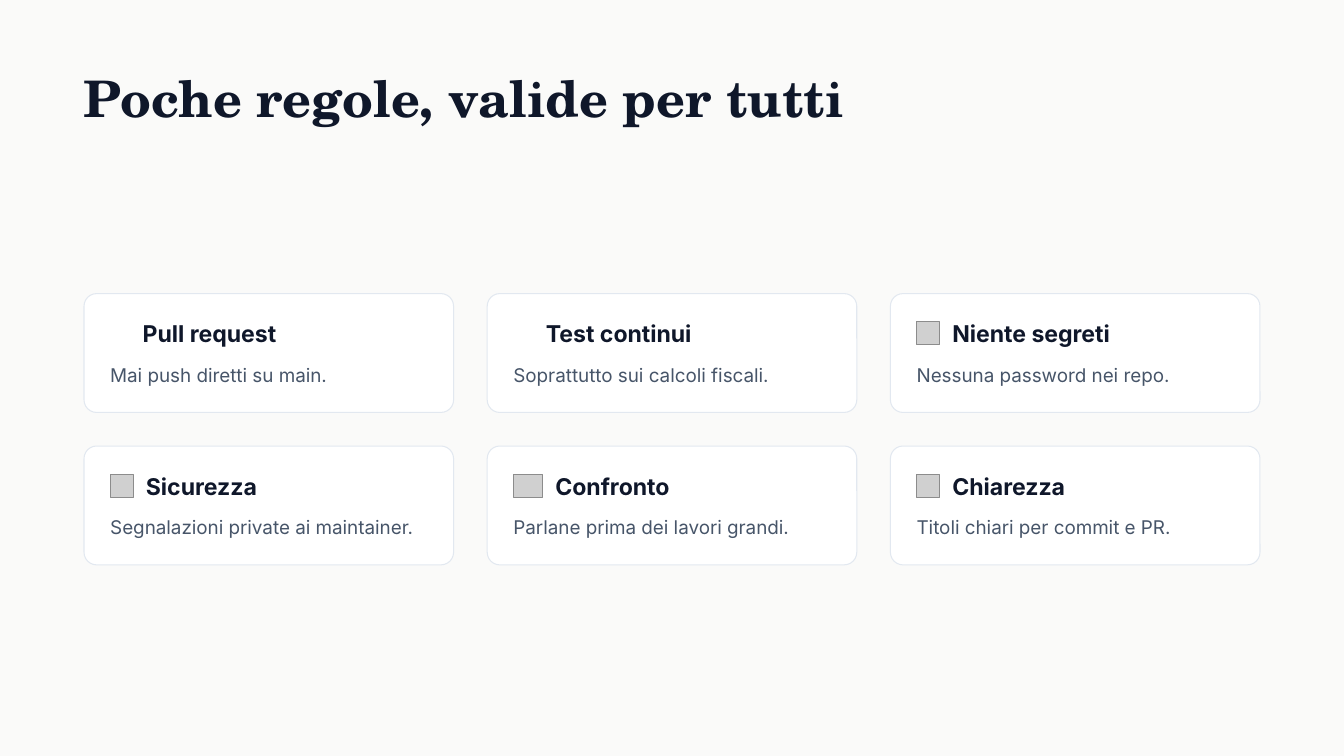
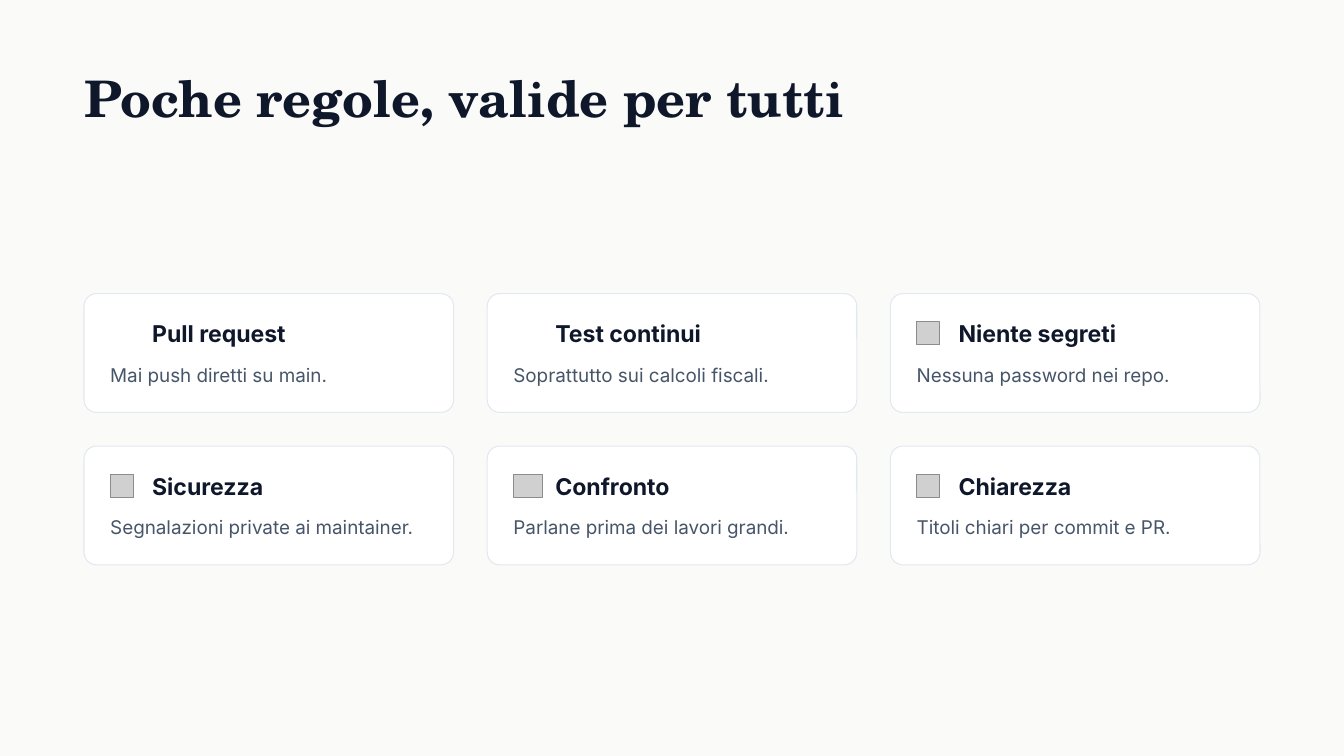
Before and after one commit to FatturaFacile/assets, a slide deck: slide 16 of docs/FatturaFacile - Il progetto e come contribuire/FatturaFacile - Il progetto e come contribuire.pptx. Drawn at 1344x756 pixels with LibreOffice and Linux fonts; fonts in the diff are those of the drawing; grey boxes stand for pictures; background and template pictures are left out. Boxes give left, top, right and bottom in pixels: in the first picture for what was removed or moved away, otherwise in the second. Text is boxed around its words. In the diff, an @@ line names an element or a change of style, - is before the commit and + after.

```diff
--- a/docs/FatturaFacile - Il progetto e come contribuire/FatturaFacile - Il progetto e come contribuire.pptx
+++ b/docs/FatturaFacile - Il progetto e come contribuire/FatturaFacile - Il progetto e come contribuire.pptx
@@ text "Pull request": place and size @@
-text "Pull request" at <box>143,325,276,347</box>
+text "Pull request" at <box>152,325,285,347</box>
@@ text "Test continui": place and size @@
-text "Test continui" at <box>546,324,692,343</box>
+text "Test continui" at <box>555,324,701,343</box>
@@ text "Niente segreti": place and size @@
-text "Niente segreti" at <box>952,324,1110,347</box>
+text "Niente segreti" at <box>959,324,1116,347</box>
@@ text "Sicurezza": place and size @@
-text "Sicurezza" at <box>146,477,257,496</box>
+text "Sicurezza" at <box>152,477,263,496</box>
@@ text "Chiarezza": place and size @@
-text "Chiarezza" at <box>952,477,1065,496</box>
+text "Chiarezza" at <box>959,477,1072,496</box>
```
Also in this commit, not shown: 17 other slides changed, 5 other files.
